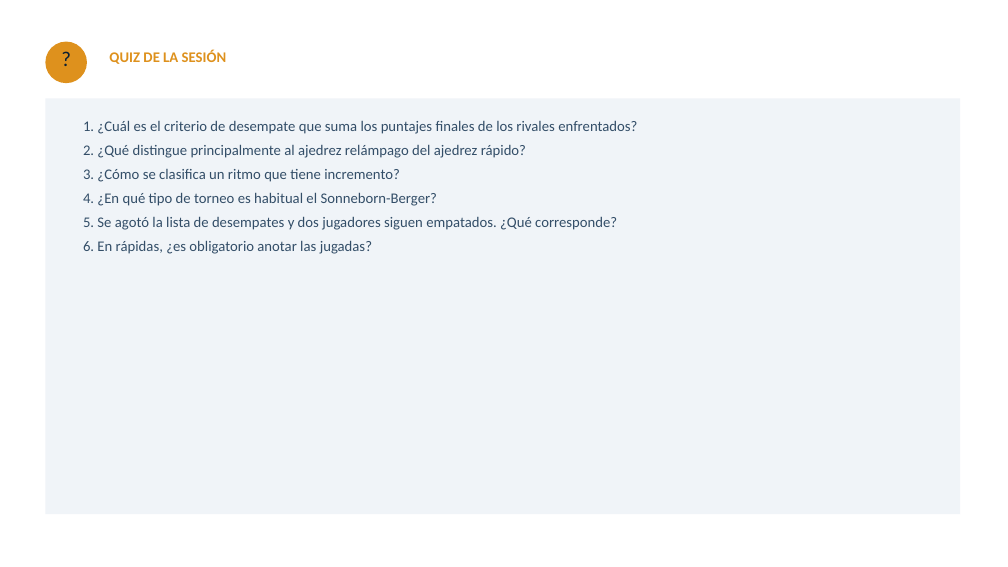
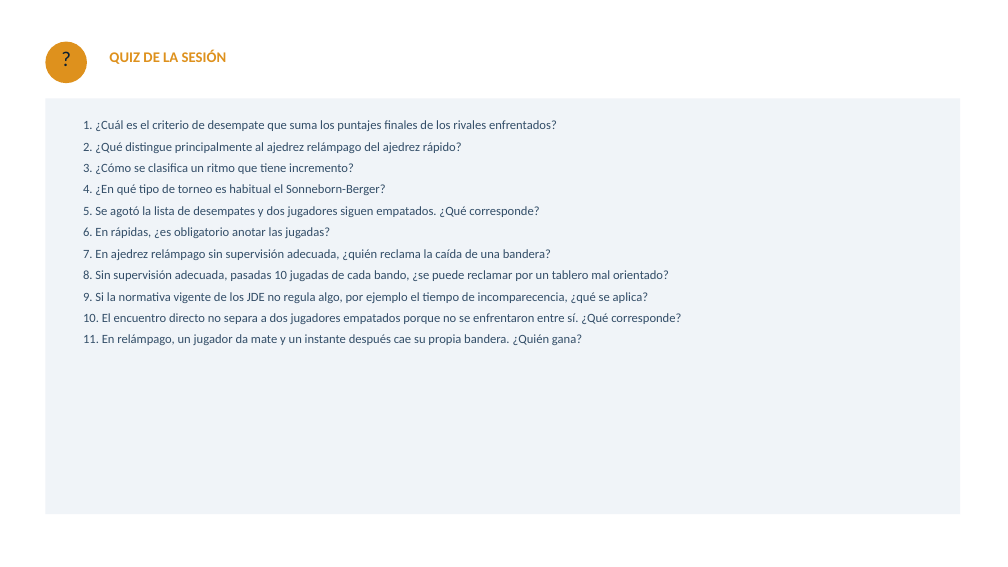
Before and after one commit to GMpupilo2026/Pagina-Completa, a slide deck: slide 20 of cursos/recursos/formacion-ajedrez/03-apendices-y-normativa-jde.pptx. Drawn at 1008x567 pixels with LibreOffice and Linux fonts; fonts in the diff are those of the drawing. Boxes give left, top, right and bottom in pixels: in the first picture for what was removed or moved away, otherwise in the second. Text is boxed around its words. In the diff, an @@ line names an element or a change of style, - is before the commit and + after.

```diff
--- a/cursos/recursos/formacion-ajedrez/03-apendices-y-normativa-jde.pptx
+++ b/cursos/recursos/formacion-ajedrez/03-apendices-y-normativa-jde.pptx
@@ text at box(83, 120, 557, 238): size 14 to 12 pt in "1. ¿Cuál es el criterio de desempate ...", "2. ¿Qué distingue principalmente al ajedrez relámpago ...", "3. ¿Cómo se clasifica un ritmo que ...", "4. ¿En qué tipo de torneo es ..." and 2 more places @@
@@ text at box(83, 249, 681, 345): paragraphs added @@
+7. En ajedrez relámpago sin supervisión adecuada, ¿quién reclama la caída de una bandera?
+8. Sin supervisión adecuada, pasadas 10 jugadas de cada bando, ¿se puede reclamar por un tablero mal orientado?
+9. Si la normativa vigente de los JDE no regula algo, por ejemplo el tiempo de incomparecencia, ¿qué se aplica?
+10. El encuentro directo no separa a dos jugadores empatados porque no se enfrentaron entre sí. ¿Qué corresponde?
+11. En relámpago, un jugador da mate y un instante después cae su propia bandera. ¿Quién gana?
```
Also in this commit, not shown: 24 other files.
